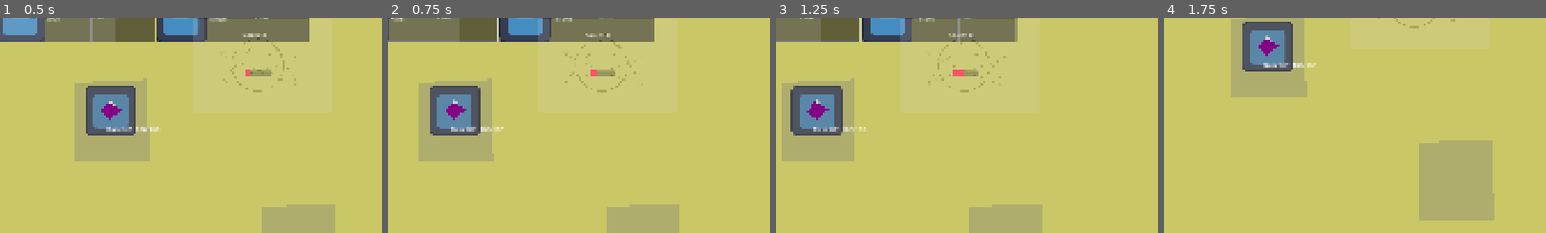
Above: before the commit, frames 1-4 (left to right).
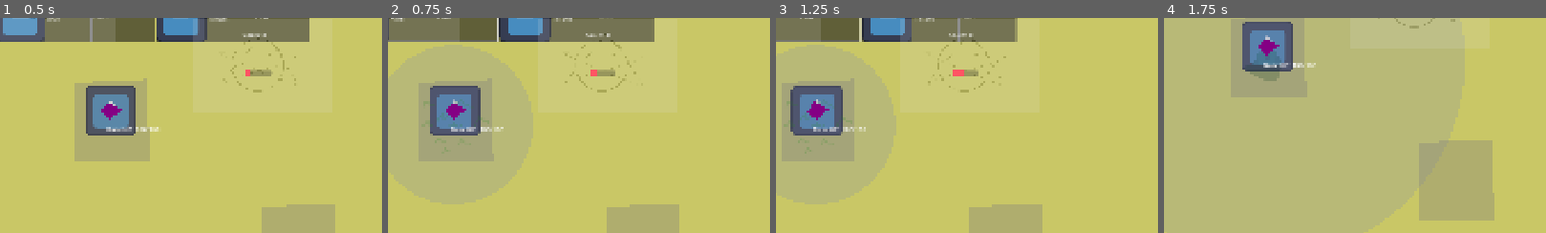
Above: after the commit, the same moments.

Repository: skeeeth/Allstar-Cult-Slip
Game: Godot game, scene res://Source/Level/World/World.tscn
Same seed, same stepped clock (60 frames per second), same inputs: the game is played once before the commit and once after it. The engine's default icon, where the game draws it, is replaced by a stand-in: a white triangle on a blue panel in a dark square.
Inputs:
- Up to frame 1 (0.5 s): no input
- Up to frame 2 (0.75 s): tap Enter at 0.5 s; hold D (right) from 0.53 s (still down); hold 1 (one) from 0.53 s (still down)
- Up to frame 3 (1.25 s): keep holding D (right); keep holding 1 (one); tap 3 (three) at 0.8 s
- Up to frame 4 (1.75 s): release D (right) at 1.28 s; release 1 (one) at 1.28 s; hold S (down) from 1.28 s (still down); tap 3 (three) at 1.35 s; tap 2 (two) at 1.55 s
The pictures show only the part of the screen within x 36-86%, y 28-78%; the shares and areas given below are measured in that part.

Frame 1 is identical in both runs. In frame 2, 0.2% of the frame differs, in the area x 8-27%, y 38-64%; in frame 3, 0.1%; in frame 4, 0.4%, in the area x 22-31%, y 16-30%.

Commit message:
Blueprint Range and sprite hover

Diff:
--- a/Resources/Towers/SuperSpore.tres
+++ b/Resources/Towers/SuperSpore.tres
@@ -1,10 +1,12 @@
 [gd_resource type="Resource" script_class="TowerData" format=3 uid="uid://dkh5n8jlq88wc"]
 
 [ext_resource type="Script" uid="uid://dlv0kunqio4rh" path="res://Source/Interactable/Towers/TowerData.gd" id="1_51p4v"]
+[ext_resource type="Texture2D" uid="uid://cpdy45nuskuus" path="res://Assets/CUSTOM PLACEHOLDER/spore_cannon.png" id="2_hgmec"]
 
 [resource]
 script = ExtResource("1_51p4v")
 tower_name = "SUPER Spore"
+sprite = ExtResource("2_hgmec")
 cost = Dictionary[String, int]({
 "Spores": 100
 })
--- a/Source/Interactable/Tower Site/TowerSite.tscn
+++ b/Source/Interactable/Tower Site/TowerSite.tscn
@@ -24,3 +24,6 @@
 offset_top = -361.0
 offset_right = 67.0
 offset_bottom = -206.0
+
+[node name="HoverSprite" type="Sprite2D" parent="." unique_id=1076845381]
+modulate = Color(0.17254902, 0.56078434, 0.91764706, 0.2)
--- a/Source/Interactable/Tower Site/tower_site.gd
+++ b/Source/Interactable/Tower Site/tower_site.gd
@@ -3,6 +3,7 @@
 
 @onready var interaction_area: Interactable = $"Interaction Area"
 @onready var info_box: HBoxContainer = $"Tower Info"
+@onready var hover_sprite: Sprite2D = $HoverSprite
 
 var blueprint:TowerData
 @export var starting_pool:Array[TowerData]
@@ -46,6 +47,9 @@
 	#queue_free()
 
 func _input(event: InputEvent) -> void:
+	if !info_box.visible:
+		return
+
 	if event.is_action_pressed("one"):
 		select_blueprint(0)
 
@@ -62,6 +66,9 @@
 	for d in displays:
 		d.clear_hover()
 	displays[index].set_hover()
+	hover_sprite.texture = blueprint.sprite
+
+	queue_redraw()
 
 func on_enter():
 	info_box.visible = true
